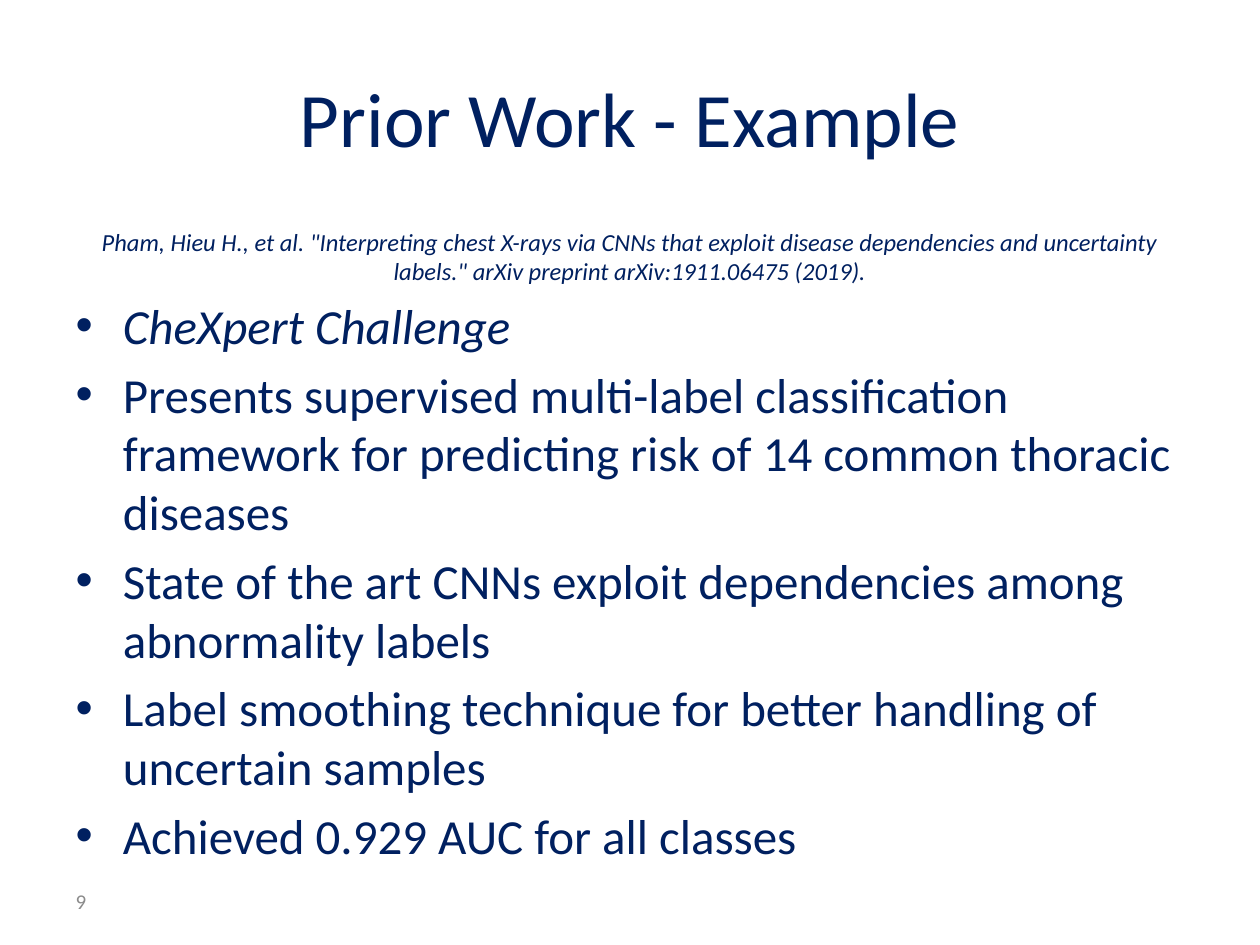
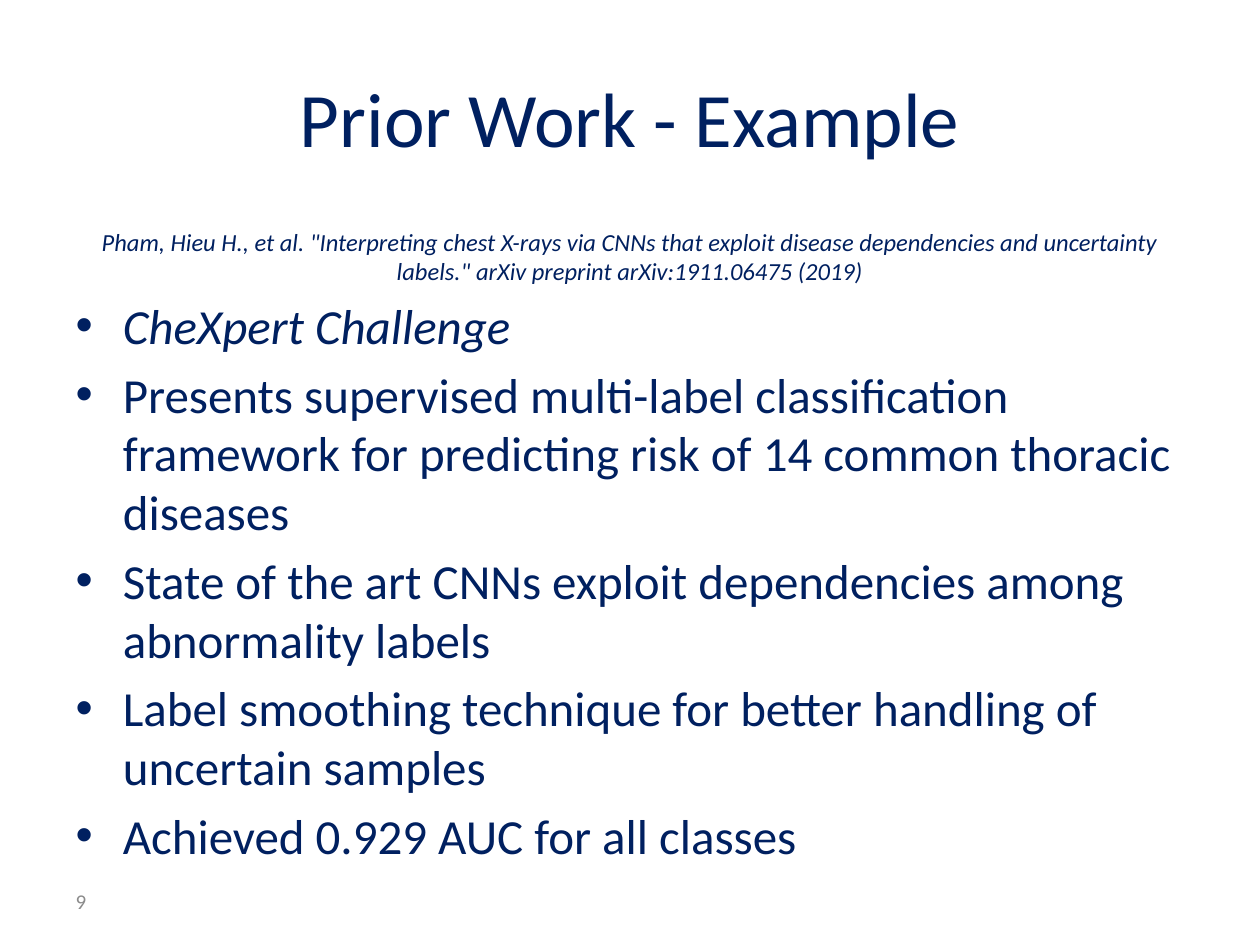
Before and after one commit to andyro2/Pneumonia-Detection-from-Chest-X-Rays-with-Robustness-to-Deformations, a slide deck: slide 9 of MidPresentation_Andy_Or.pptx. Drawn at 1260x945 pixels with LibreOffice and Linux fonts; fonts in the diff are those of the drawing; background and template pictures are left out. Boxes give left, top, right and bottom in pixels: in the first picture for what was removed or moved away, otherwise in the second. Text is boxed around its words. In the diff, an @@ line names an element or a change of style, - is before the commit and + after.

```diff
--- a/MidPresentation_Andy_Or.pptx
+++ b/MidPresentation_Andy_Or.pptx
@@ text at (x1=102, y1=234, x2=1157, y2=284): text changed @@
-Pham, Hieu H., et al. "Interpreting chest X-rays via CNNs that exploit disease dependencies and uncertainty labels." arXiv preprint arXiv:1911.06475 (2019).
+Pham, Hieu H., et al. "Interpreting chest X-rays via CNNs that exploit disease dependencies and uncertainty labels." arXiv preprint arXiv:1911.06475 (2019)
```
Also in this commit, not shown: 7 other slides changed, 1 slide added.
